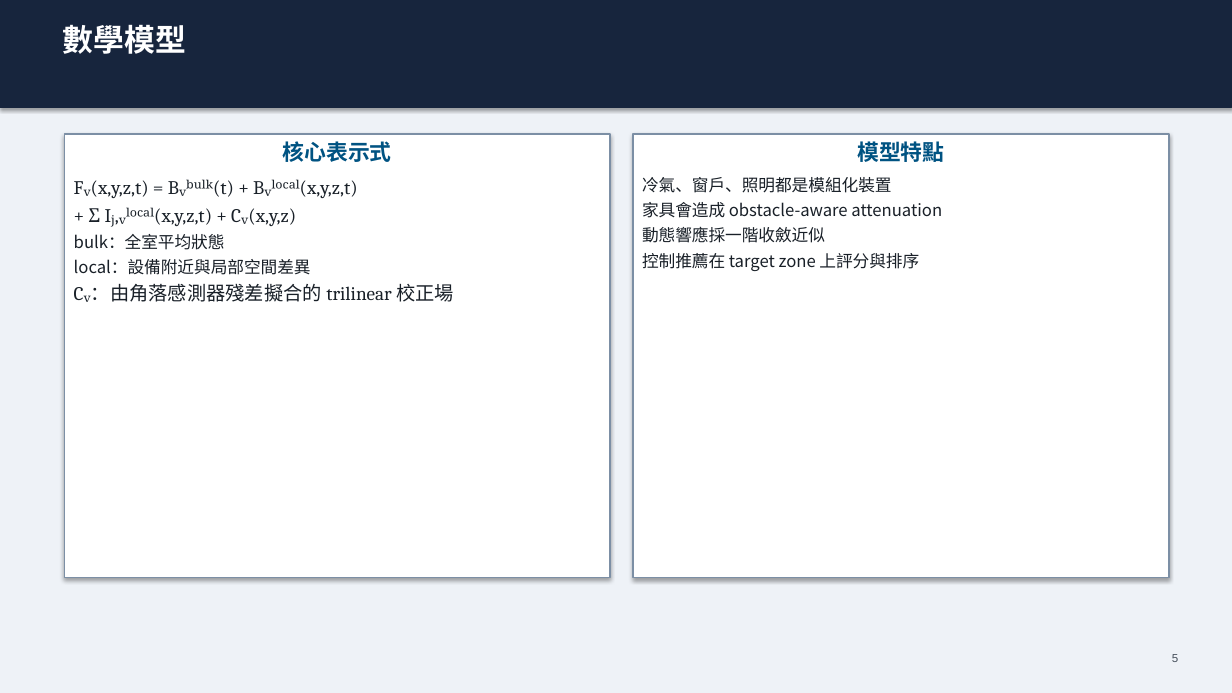
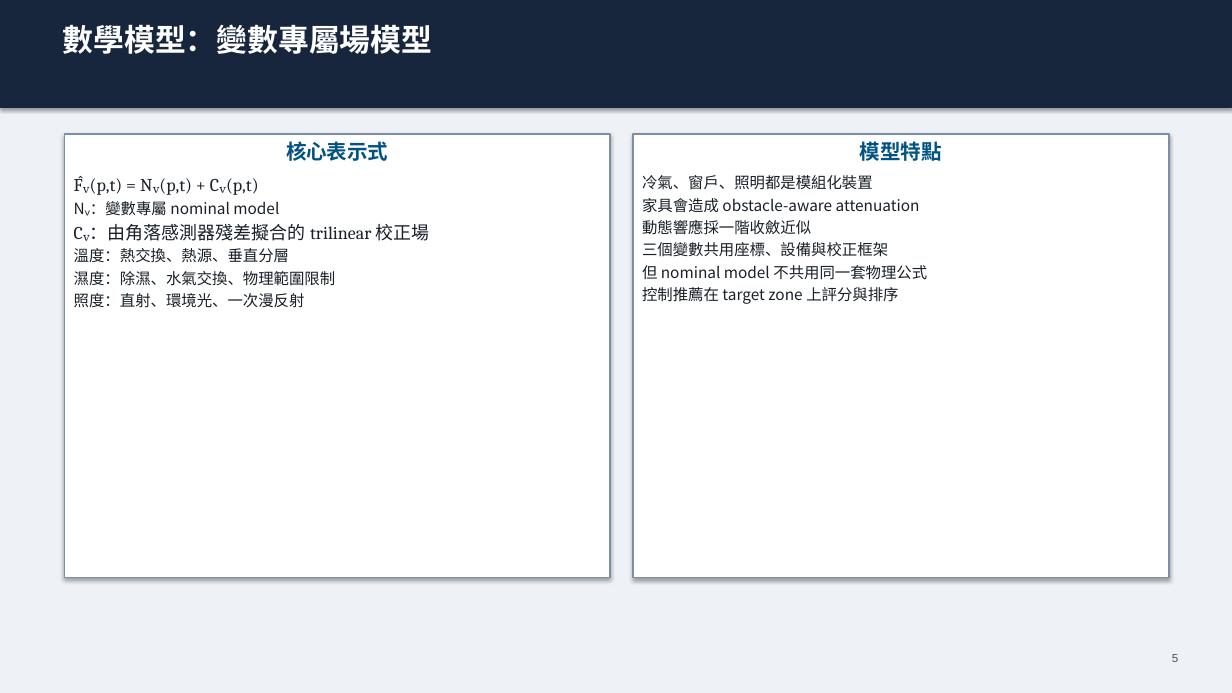
Before and after one commit to Yunitrish006006/A-Spatial-Digital-Twin-Prototype-for-Indoor-Spaces-with-Environmental-Factors, a slide deck: slide 5 of docs/papers/thesis/thesis_presentation_zh.pptx. Drawn at 1232x693 pixels with LibreOffice and Linux fonts; fonts in the diff are those of the drawing. Boxes give left, top, right and bottom in pixels: in the first picture for what was removed or moved away, otherwise in the second. Text is boxed around its words. In the diff, an @@ line names an element or a change of style, - is before the commit and + after.

```diff
--- a/docs/papers/thesis/thesis_presentation_zh.pptx
+++ b/docs/papers/thesis/thesis_presentation_zh.pptx
@@ text at bbox=[63, 24, 433, 54]: text changed @@
-數學模型
+數學模型：變數專屬場模型
@@ text in rectangle at bbox=[74, 141, 430, 241]: size 17 to 16 pt in "核心表示式"; size 15 to 14 pt in "Cᵥ：由角落感測器殘差擬合的 trilinear 校正場"; less space between paragraphs @@
@@ text in rectangle at bbox=[642, 138, 942, 304]: size 17 to 16 pt in "模型特點"; size 13 to 12 pt in "冷氣、窗戶、照明都是模組化裝置", "家具會造成 obstacle-aware attenuation", "動態響應採一階收斂近似", "控制推薦在 target zone 上評分與排序"; less space between paragraphs @@
@@ text in rectangle at bbox=[74, 176, 279, 216]: text changed; size 15 to 14 pt @@
-Fᵥ(x,y,z,t) = Bᵥᵇᵘˡᵏ(t) + Bᵥˡᵒᶜᵃˡ(x,y,z,t)
-+ Σ Iⱼ,ᵥˡᵒᶜᵃˡ(x,y,z,t) + Cᵥ(x,y,z)
-bulk：全室平均狀態
-local：設備附近與局部空間差異
+F̂ᵥ(p,t) = Nᵥ(p,t) + Cᵥ(p,t)
+Nᵥ：變數專屬 nominal model
@@ text in rectangle at bbox=[74, 248, 336, 308]: paragraphs added @@
+溫度：熱交換、熱源、垂直分層
+濕度：除濕、水氣交換、物理範圍限制
+照度：直射、環境光、一次漫反射
@@ text in rectangle at bbox=[642, 242, 927, 280]: paragraphs added @@
+三個變數共用座標、設備與校正框架
+但 nominal model 不共用同一套物理公式
```
Also in this commit, not shown: 7 other slides changed, 28 slides added, 13 other files.
